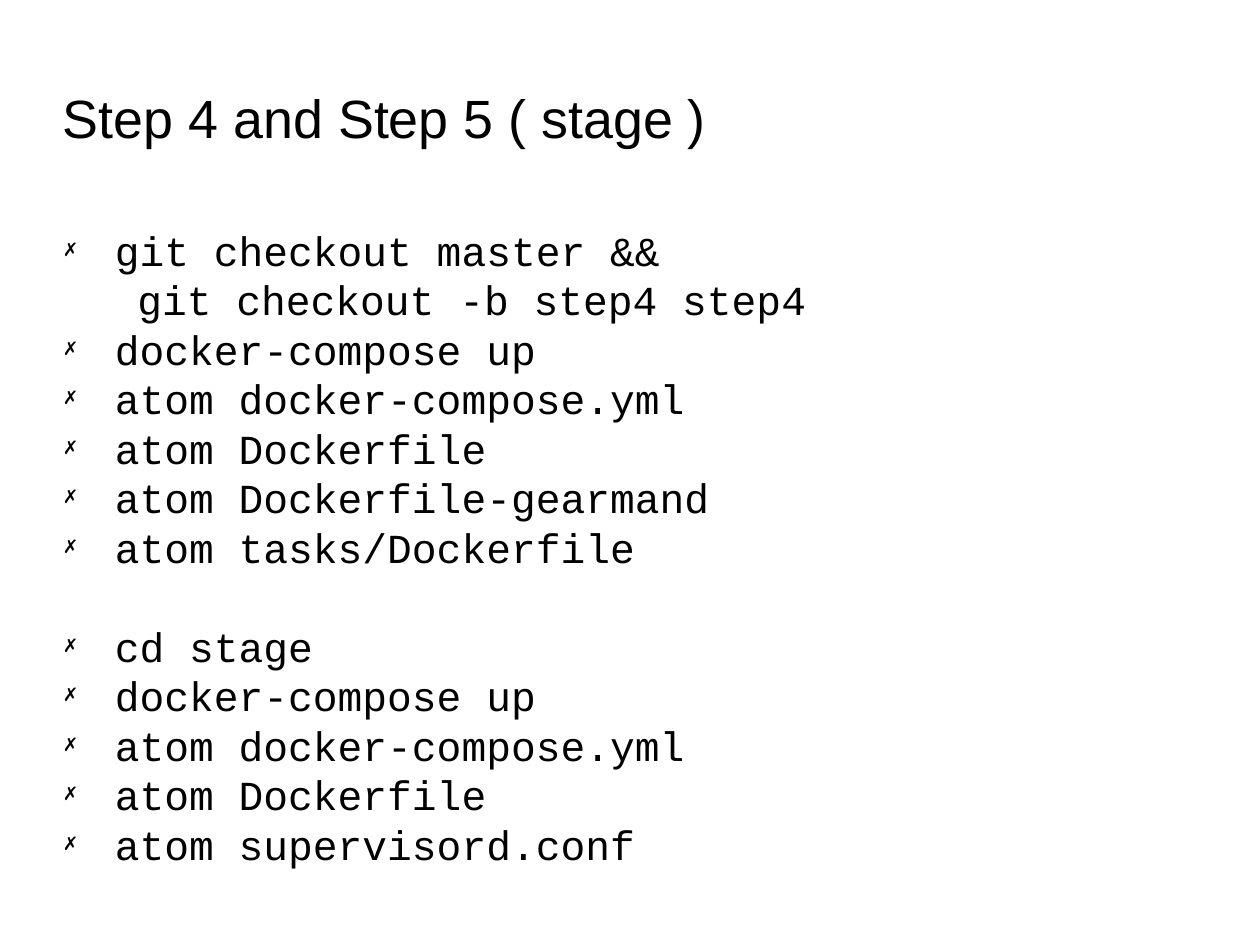
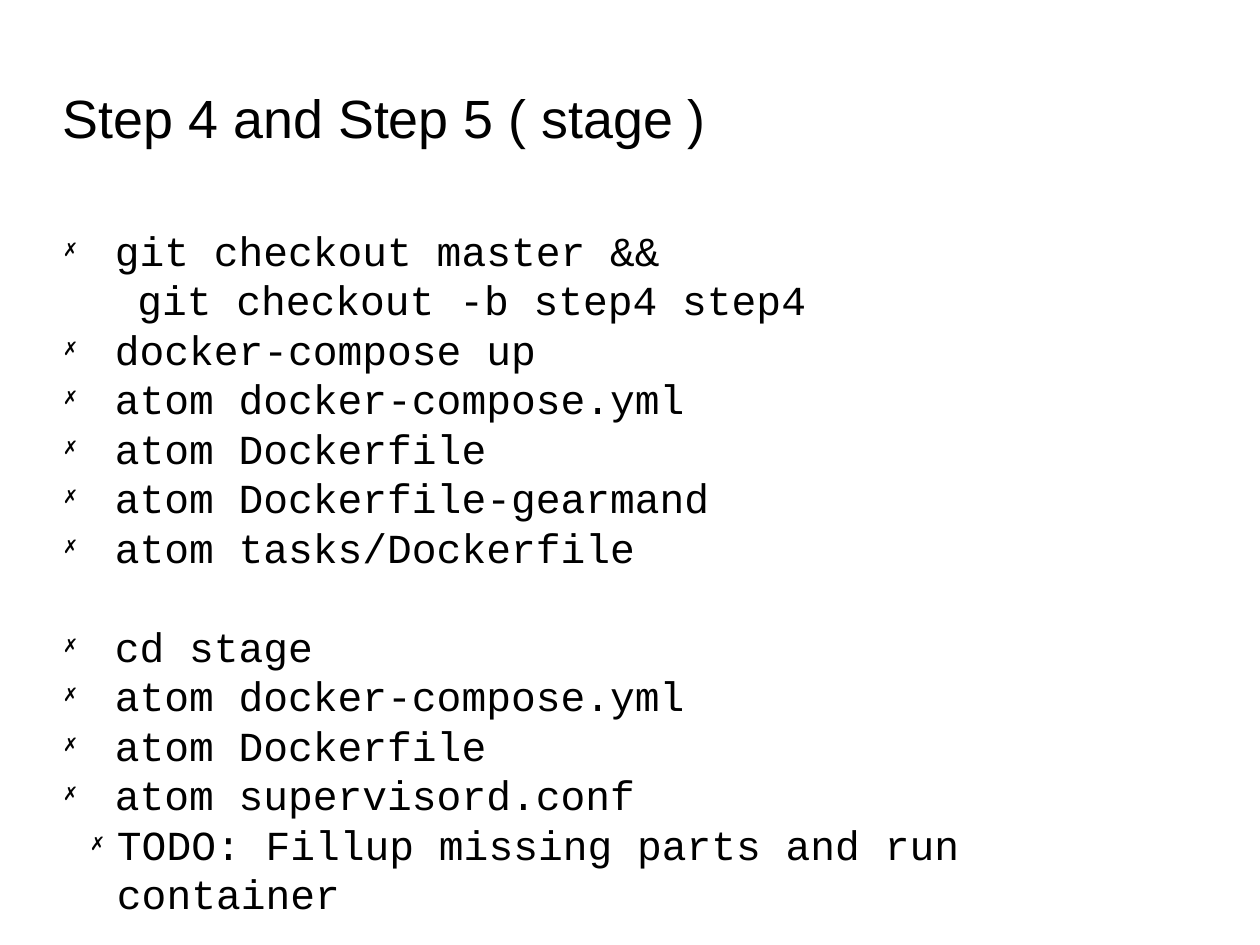
Before and after one commit to idwaker/lfdocker, a slide deck: slide 11 of slides.odp. Drawn at 1260x945 pixels with LibreOffice and Linux fonts; fonts in the diff are those of the drawing; background and template pictures are left out. Boxes give left, top, right and bottom in pixels: in the first picture for what was removed or moved away, otherwise in the second. Text is boxed around its words. In the diff, an @@ line names an element or a change of style, - is before the commit and + after.

Commit message:
added stage

```diff
--- a/slides.odp
+++ b/slides.odp
@@ subtitle at [115,681,536,720]: paragraph removed @@
-✗ docker-compose up
@@ subtitle at [117,830,959,910]: paragraph added @@
+  ✗ TODO: Fillup missing parts and run container
```
Also in this commit, not shown: 4 other files.
